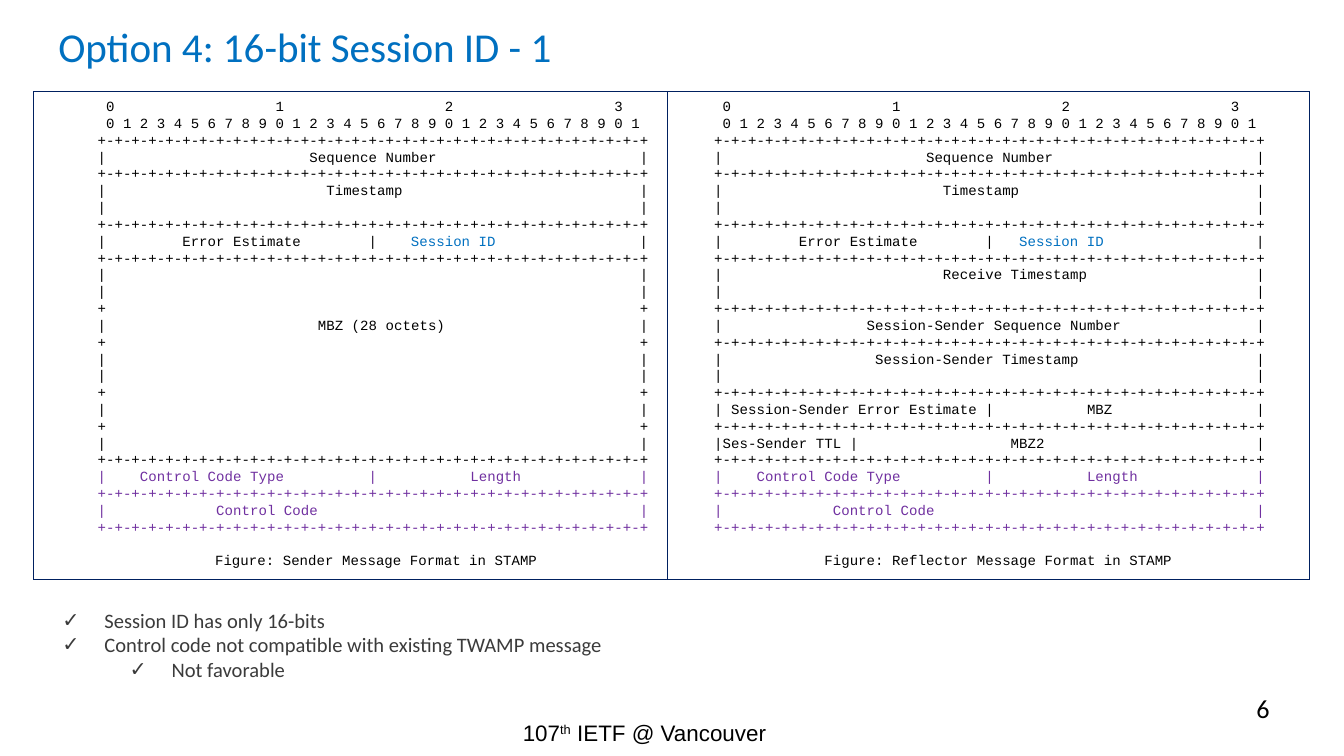
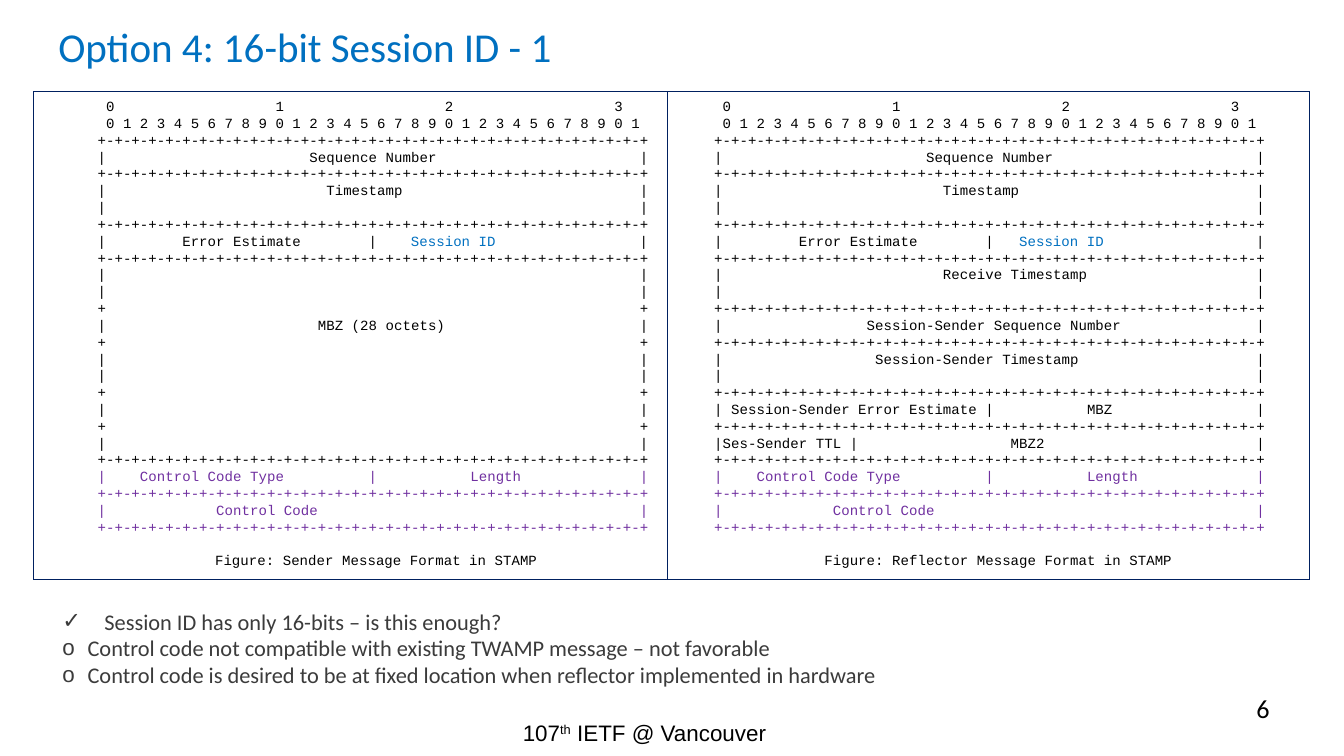
Before and after one commit to rakgandhi/ietf-public, a slide deck: slide 6 of ietf-stamp-session-id-rev1.pptx. Drawn at 1344x756 pixels with LibreOffice and Linux fonts; fonts in the diff are those of the drawing. Boxes give left, top, right and bottom in pixels: in the first picture for what was removed or moved away, otherwise in the second. Text is boxed around its words. In the diff, an @@ line names an element or a change of style, - is before the commit and + after.

```diff
--- a/ietf-stamp-session-id-rev1.pptx
+++ b/ietf-stamp-session-id-rev1.pptx
@@ text at [88, 614, 875, 687]: text changed; size 11 to 12 pt @@
-✓ Session ID has only 16-bits
-✓ Control code not compatible with existing TWAMP message
-  ✓ Not favorable
+✓ Session ID has only 16-bits – is this enough?
+o Control code not compatible with existing TWAMP message – not favorable
+o Control code is desired to be at fixed location when reflector implemented in hardware
```
Also in this commit, not shown: 5 other slides changed.
